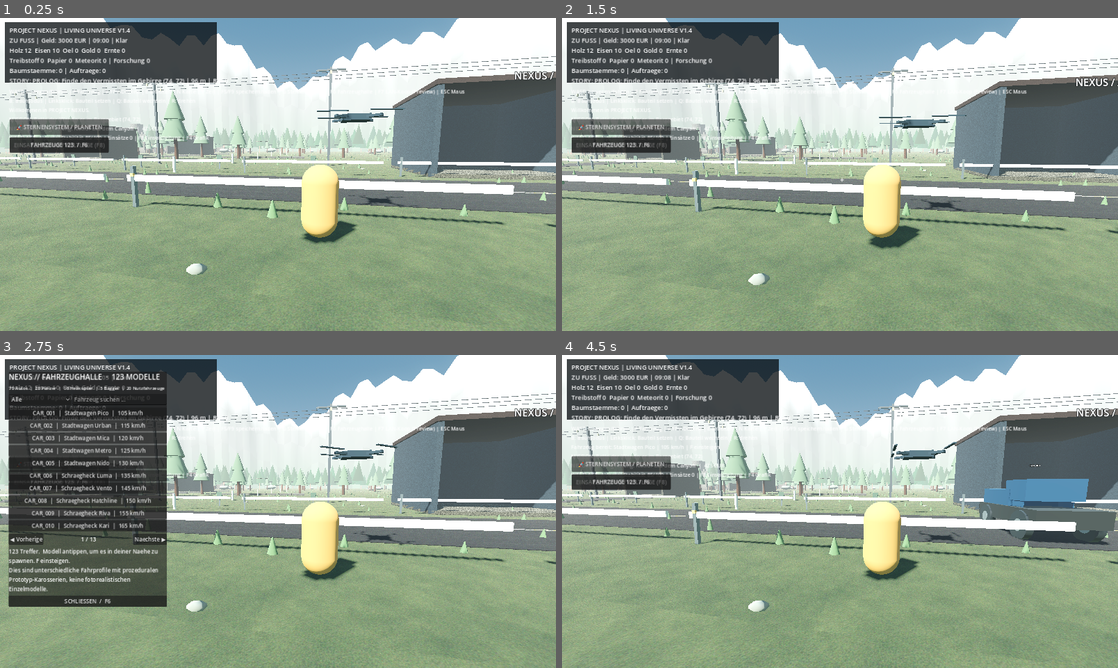
Above: before the commit, frames 1-4 (two rows, left to right).
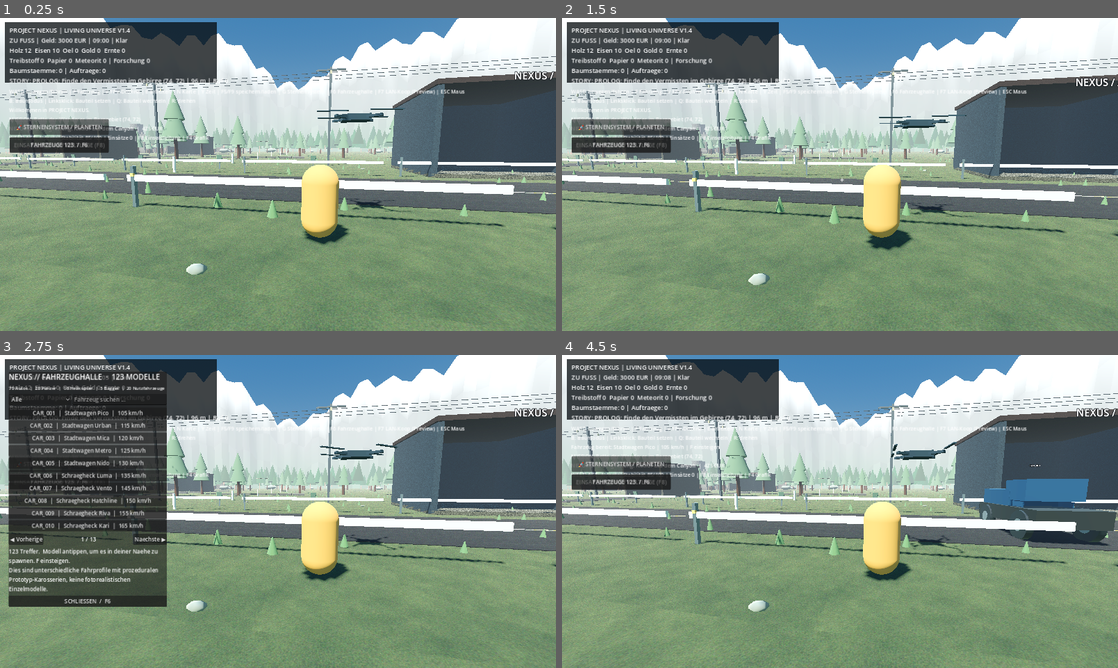
Above: after the commit, the same moments.

Repository: inexxone-art/Nexus-project
Game: Godot game, scene res://scenes/main.tscn
Same seed, same stepped clock (60 frames per second), same inputs: the game is played once before the commit and once after it.
Inputs:
- Up to frame 1 (0.25 s): no input
- Up to frame 2 (1.5 s): click "🚀 STERNENSYSTEM / PLANETEN" at 0.5 s; click "↩ ZUR ALPINEN HEIMATWELT" at 1.25 s
- Up to frame 3 (2.75 s): click "EINSATZLEITUNG / WELTLAGE (F8)" at 2 s
- Up to frame 4 (4.5 s): click "FAHRZEUGE 123 / F6" at 2.75 s; click "Alle" at 3.5 s; click "CAR_001 | Stadtwagen Pico | 1…" at 4.25 s

The runs differ from the first frame. In frame 1, 13% of the frame differs, in the area x 0-100%, y 0-100%; in frame 2, 13%; in frame 3, 12%; in frame 4, 15%, in the area x 0-100%, y 0-82%.

Commit message:
Fix WorldEnvironment node lookup and simulation test time stepping

Diff:
--- a/scripts/world.gd
+++ b/scripts/world.gd
@@ -197,6 +197,7 @@
 
 func _make_environment() -> void:
     var world_env = WorldEnvironment.new()
+    world_env.name = "WorldEnvironment"
     var env = Environment.new()
     var s = Sky.new()
     var sky_mat = ProceduralSkyMaterial.new()
--- a/tests/living_smoke.gd
+++ b/tests/living_smoke.gd
@@ -15,7 +15,8 @@
     if sim.REGIONS.size() != 6 or sim.INCIDENTS.size() != 6:
         fail("Wrong world region/event count")
         return
-    sim.advance(sim.EVENT_PERIOD + 0.25)
+    for _tick in range(4):
+        sim.advance(30.0)
     if sim.pending.is_empty():
         fail("First world incident was not generated")
         return
@@ -40,7 +41,8 @@
     if duplicate.completed != 1 or duplicate.memories.size() != sim.memories.size():
         fail("Persistent memories changed after restore")
         return
-    duplicate.advance(duplicate.EVENT_PERIOD + 0.1)
+    for _tick in range(4):
+        duplicate.advance(30.0)
     if duplicate.pending.is_empty():
         fail("Subsequent incident did not spawn")
         return
--- a/tests/visual_smoke.gd
+++ b/tests/visual_smoke.gd
@@ -28,7 +28,8 @@
         push_error("Graphics preset did not switch to cinematic")
         quit(4)
         return
-    world.living.advance(106.0)
+    for _tick in range(4):
+        world.living.advance(30.0)
     world.living_panel.refresh()
     if world.living.pending.is_empty():
         push_error("No mission from the Living Universe")
